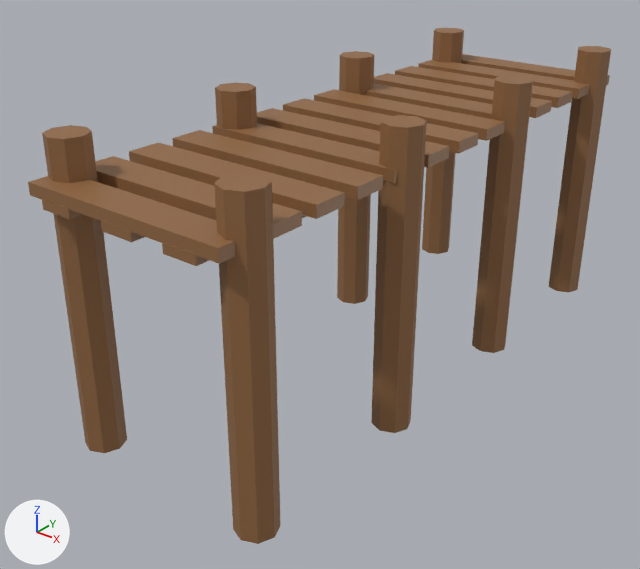
What one commit did to the FBX model Assets/FBX/Models/Objects/molo.fbx.
Both versions are drawn from a 50 mm camera at (6.1, -4.89, 5.08) aimed at (-0.29, 3.11, 0.13). Lighting does not change. The marker at lower left points along +X, +Y and +Z.

Script lines for the objects in view, before the commit:
```python
mat_material_001 = principled_material('Material.001')
mat_material_001.texture = img_ctc_151_duplicate_28_10_2021_21_15_53_1_png
me_cylinder_002 = bpy.data.meshes.new('Cylinder.002')
me_cylinder_002.from_pydata(...)  # 308 vertices, 228 faces; spans x -1.0..10.9, y -1.7..32.3, z -1.0..1.0
me_cylinder_002.materials.append(mat_material_001)  # picture img_ctc_151_duplicate_28_10_2021_21_15_53_1_png
ob_molo = bpy.data.objects.new('molo', me_cylinder_002)
ob_molo.location = (-1.13, 0.19, 0.8)
ob_molo.rotation_euler = (0.0, 0.0, -3.142)  # degrees (0, 0, -180)
ob_molo.scale = (-0.238, -0.238, -1.83)
```
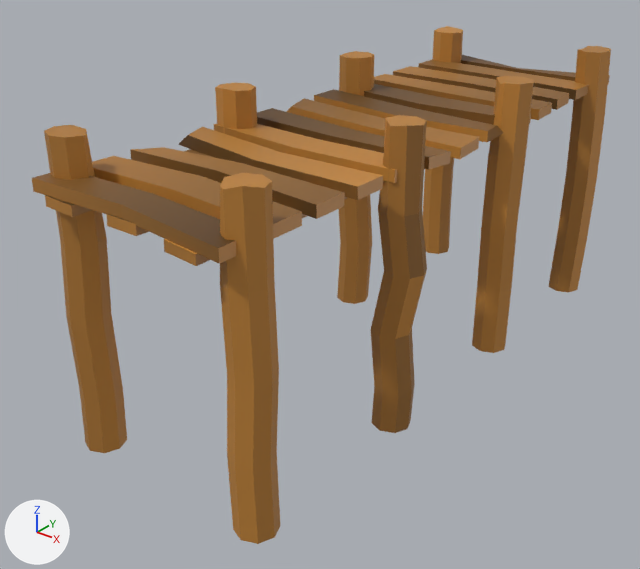
Boxes [x1, y1, x2, y2] around the edits, measured in the pictures (640 x 569 px):
'molo', surface changed, reshaped: before [28, 28, 611, 544]; after [32, 26, 611, 544]
part 1 of me_cylinder_002, built on: before [28, 28, 611, 544]; after [32, 26, 611, 544]
part 2 of me_cylinder_002, surface changed: [195, 64, 610, 266] in both

Patch to the scene script:
```diff
--- a/Assets/FBX/Models/Objects/molo.fbx.py
+++ b/Assets/FBX/Models/Objects/molo.fbx.py
@@ img_palette02_albedo_png @@
+img_palette02_albedo_png = load_image('Palette02-Albedo.png', '../../../Materials/Textures/Palette02-Albedo.png', 512, 512, 'sRGB')
@@ mat_material_001 @@
 mat_material_001 = principled_material('Material.001')
-mat_material_001.texture = img_ctc_151_duplicate_28_10_2021_21_15_53_1_png
+mat_material_001.texture = img_palette02_albedo_png
@@ me_cylinder_002 @@
 # used by ob_molo; location = (-1.13, 0.19, 0.8); rotation_euler = (0.0, 0.0, -3.142), in degrees (0, 0, -180); scale = (-0.238, -0.238, -1.83)
-me_cylinder_002.from_pydata(...)  # 308 vertices, 228 faces; spans x -1.0..10.9, y -1.7..32.3, z -1.0..1.0
+me_cylinder_002.from_pydata(...)  # 531 vertices, 452 faces; spans x -1.1..11.3, y -1.7..32.3, z -1.0..1.0
+# me_cylinder_002 part 1: 122 vertices moved from x -1.0..10.6, y -1.7..32.3, z -1.0..-0.6 to x -1.0..10.6, y -1.6..32.3, z -1.0..-0.6; 1 vertex removed from x -1.0, y 20.0, z -1.0; 224 vertices added at x -1.1..11.3, y -1.1..31.0, z -1.0..0.7
+# me_cylinder_002 part 2: 159 kept faces spanning x -1.0..10.9, y -1.7..32.3, z -1.0..1.0 get new texture (UV) coordinates
 me_cylinder_002.materials.append(mat_material_001)
```
